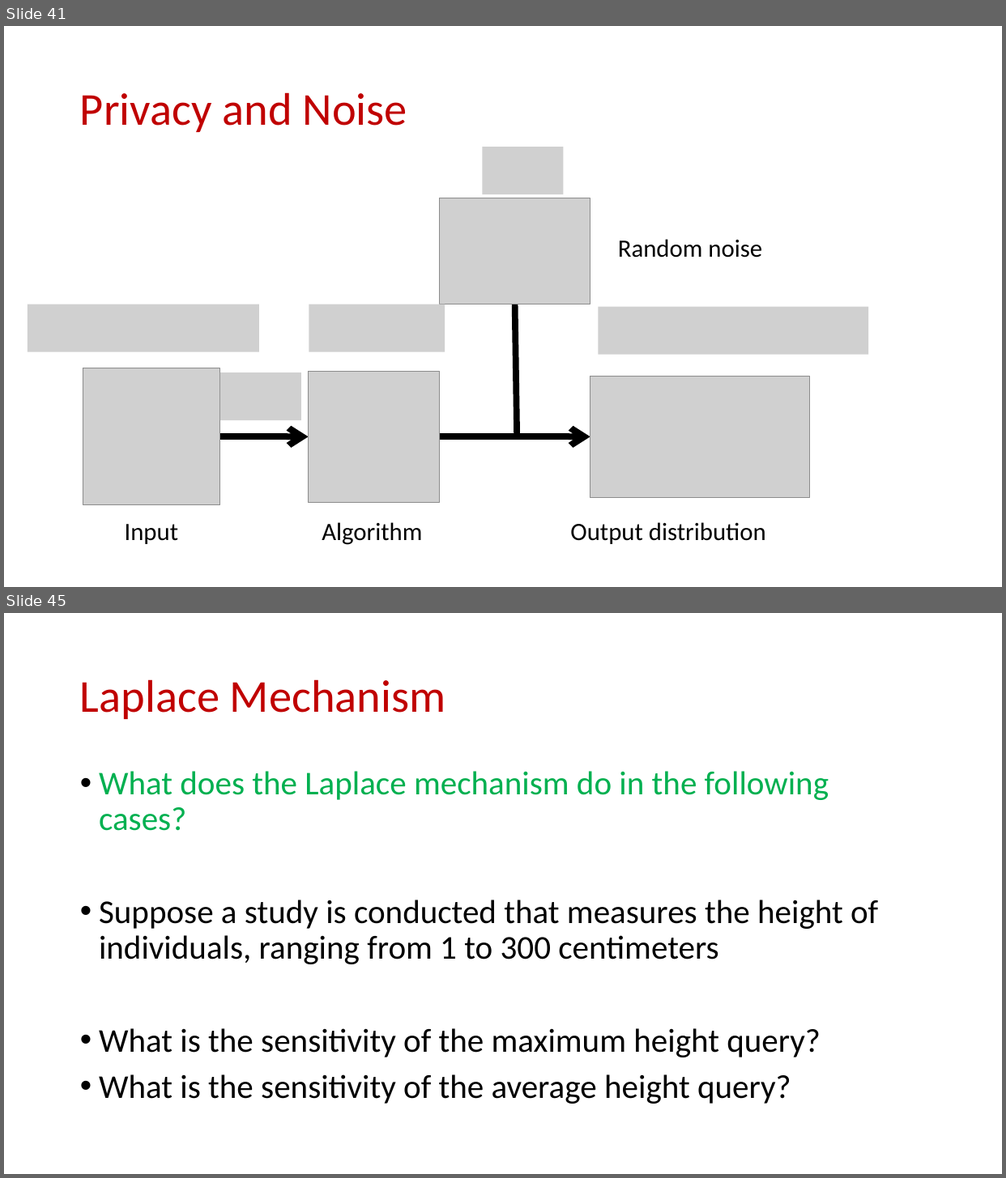
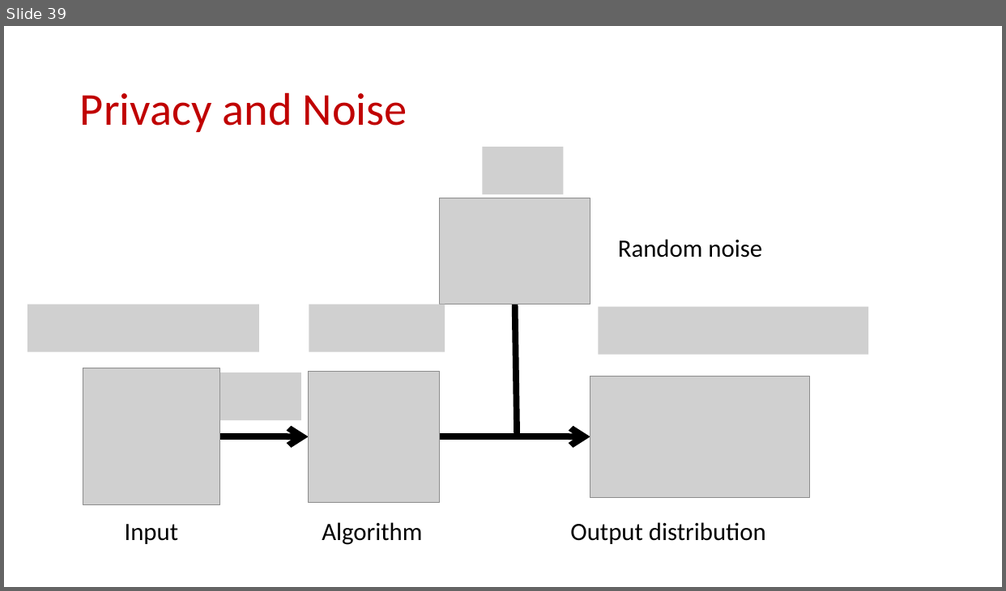
Before and after one commit to samsonzhou/samsonzhou.github.io, a slide deck: CSCE658-S24/L19.pptx. Shown one above the other, each under a label of ours: slides 41 and 45 before the commit, slide 39 after it; the slides between them are not shown. The pictures are 1006x1178 and 1006x591 pixels, drawn with LibreOffice and Linux fonts; fonts in the diff are those of the drawing; grey boxes stand for pictures. Boxes give left, top, right and bottom in pixels: in the first picture for what was removed or moved away, otherwise in the second. Text is boxed around its words. In the diff, an @@ line names an element or a change of style, - is before the commit and + after.

```diff
--- a/CSCE658-S24/L19.pptx
+++ b/CSCE658-S24/L19.pptx
@@ slide 45 removed at bbox=[4, 613, 1002, 1174], background #FFFFFF @@
@@ title removed at bbox=[80, 679, 446, 719] @@
-Laplace Mechanism
@@ text removed at bbox=[99, 771, 878, 1104] @@
-• What does the Laplace mechanism do in the following cases?
-• Suppose a study is conducted that measures the height of individuals, ranging from 1 to 300 centimeters
-• What is the sensitivity of the maximum height query?
-• What is the sensitivity of the average height query?
@@ what was slide 41 is now slide 39 @@
```
Also in this commit, not shown: 10 other slides removed, 1 other file.
